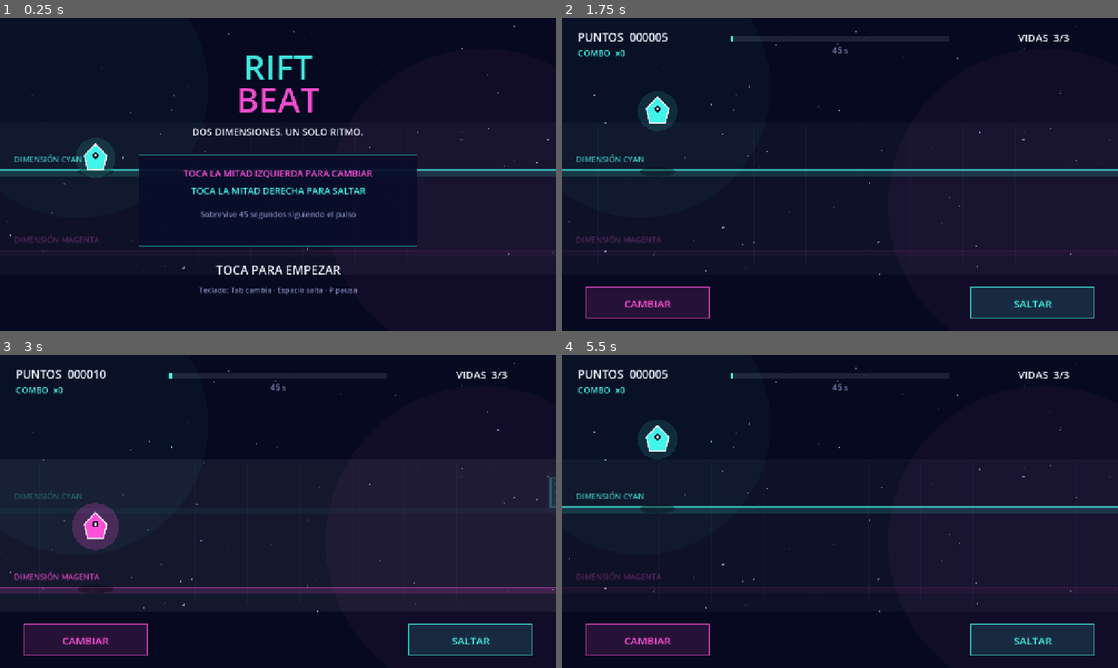
Above: before the commit, frames 1-4 (two rows, left to right).
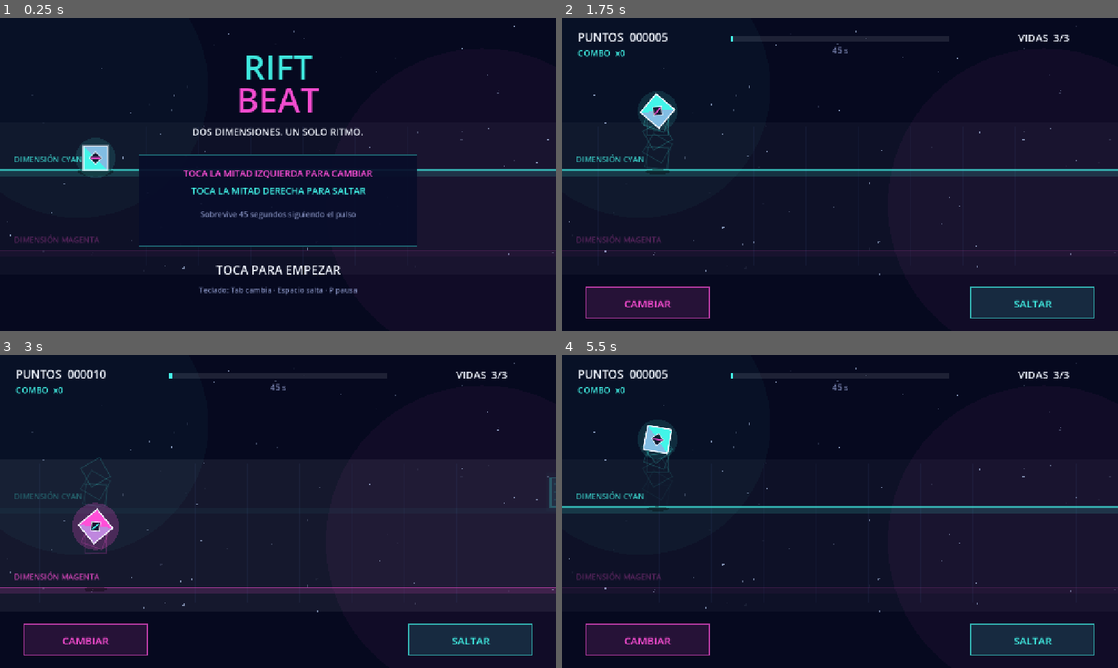
Above: after the commit, the same moments.

Repository: 7yrak/RiftBeat
Game: Godot game, scene res://scenes/main.tscn
Two runs of this game, one before a commit and one after it. Both use one fixed random seed, a clock stepped at 60 frames per second and the inputs below.
Inputs (mouse positions are in pixels of both pictures, inside the frame that each line leads up to):
- Up to frame 1 (0.25 s): no input
- Up to frame 2 (1.75 s): tap Enter at 0.5 s; move the mouse to (962, 158) at 0.52 s; hold Up 0.53-1.28 s; tap R at 0.6, 1.35 s; click (962, 158) at 0.67 s; tap Space at 0.77, 1.52 s; move the mouse to (728, 190) at 1.27 s; hold Down from 1.28 s (still down)
- Up to frame 3 (3 s): move the mouse to (333, 442) at 2.02 s; release Down at 2.03 s; hold Up from 2.03 s (still down); tap Enter at 2.1 s; tap R at 2.3 s; tap Space at 2.75 s; move the mouse to (250, 574) at 2.77 s; tap Tab at 2.85 s; click (250, 574) at 2.92 s
- Up to frame 4 (5.5 s): tap Space at 3.02, 3.77, 4.25, 4.52 s; tap R at 3.05, 3.8, 4.55, 5.1 s; tap Enter at 3.5, 5 s; move the mouse to (1006, 558) at 3.52 s; release Up at 3.53 s; hold Down from 3.53 s (still down); tap Shift at 3.6 s; move the mouse to (673, 464) at 4.27 s; tap P at 4.35 s; move the mouse to (867, 511) at 5.02 s; click (867, 511) at 5.17 s

The runs differ from the first frame. In frame 1, 0.3% of the frame differs, in the area x 14-20%, y 40-49%; in frame 2, 0.5%, in the area x 14-21%, y 23-51%; in frame 3, 0.5%; in frame 4, 0.5%.

Commit message:
feat: add signature Rift Roll jump

Diff:
--- a/project.godot
+++ b/project.godot
@@ -7,7 +7,7 @@
 
 config/name="RiftBeat"
 config/description="Arcade rítmico de dos dimensiones para Android."
-config/version="0.1.0"
+config/version="0.1.1"
 run/main_scene="res://scenes/main.tscn"
 config/features=PackedStringArray("4.7", "GL Compatibility")
 config/icon="res://assets/icon.svg"
@@ -19,7 +19,7 @@
 window/size/window_width_override=1280
 window/size/window_height_override=720
 window/stretch/mode="canvas_items"
-window/handheld/orientation=1
+window/handheld/orientation=4
 window/energy_saving/keep_screen_on=true
 
 [rendering]
--- a/scripts/game.gd
+++ b/scripts/game.gd
@@ -16,6 +16,10 @@
 const ROUND_DURATION := 45.0
 const GRAVITY := 1900.0
 const JUMP_SPEED := -720.0
+const RIFT_ROLL_TURNS := 1.25
+const RIFT_ROLL_SPEED := 10.5
+const TRAIL_INTERVAL := 0.045
+const TRAIL_LIFETIME := 0.32
 const CLICK_SAMPLE_COUNT := 2600
 const SAMPLE_RATE := 44100.0
 const OBSTACLE_PATTERN := [0, 1, 1, 0, 0, 1, 0, 1, 1, 0, 1, 0]
@@ -31,6 +35,12 @@
 var active_lane := 0
 var jump_offset := 0.0
 var jump_velocity := 0.0
+var player_rotation := 0.0
+var roll_target := 0.0
+var roll_direction := 1.0
+var takeoff_squash := 0.0
+var landing_impact := 0.0
+var trail_timer := 0.0
 var elapsed_time := 0.0
 var beat_timer := 0.0
 var beat_count := 0
@@ -46,6 +56,7 @@
 var is_paused := false
 var obstacles: Array[Dictionary] = []
 var stars: Array[Vector2] = []
+var jump_trail: Array[Dictionary] = []
 
 var audio_player: AudioStreamPlayer
 var synth_playback: AudioStreamGeneratorPlayback
@@ -86,17 +97,31 @@
 	beat_timer += delta
 	switch_cooldown = maxf(0.0, switch_cooldown - delta)
 	invulnerability = maxf(0.0, invulnerability - delta)
+	takeoff_squash = maxf(0.0, takeoff_squash - delta * 7.5)
+	landing_impact = maxf(0.0, landing_impact - delta * 5.5)
+	_update_jump_trail(delta)
 
 	while beat_timer >= BEAT_INTERVAL:
 		beat_timer -= BEAT_INTERVAL
 		_on_beat()
 
 	if jump_offset < 0.0 or jump_velocity < 0.0:
+		player_rotation = move_toward(
+			player_rotation,
+			roll_target,
+			RIFT_ROLL_SPEED * delta
+		)
+		trail_timer -= delta
+		while trail_timer <= 0.0:
+			_add_jump_trail_sample()
+			trail_timer += TRAIL_INTERVAL
 		jump_velocity += GRAVITY * delta
 		jump_offset += jump_velocity * delta
 		if jump_offset >= 0.0:
 			jump_offset = 0.0
 			jump_velocity = 0.0
+			player_rotation = roll_target
+			landing_impact = 1.0
 
 	var speed := minf(430.0, 320.0 + elapsed_time * 2.4)
 	for index in range(obstacles.size() - 1, -1, -1):
@@ -191,6 +216,12 @@
 	active_lane = 0
 	jump_offset = 0.0
 	jump_velocity = 0.0
+	player_rotation = 0.0
+	roll_target = 0.0
+	roll_direction = 1.0
+	takeoff_squash = 0.0
+	landing_impact = 0.0
+	trail_timer = 0.0
 	elapsed_time = 0.0
 	beat_timer = 0.0
 	beat_count = 0
@@ -204,6 +235,7 @@
 	lives = 3
 	is_paused = false
 	obstacles.clear()
+	jump_trail.clear()
 	_on_beat()
 
 
@@ -212,6 +244,11 @@
 		return
 	if is_zero_approx(jump_offset) and is_zero_approx(jump_velocity):
 		jump_velocity = JUMP_SPEED
+		roll_direction = 1.0 if active_lane == 0 else -1.0
+		roll_target = player_rotation + roll_direction * TAU * RIFT_ROLL_TURNS
+		takeoff_squash = 1.0
+		trail_timer = 0.0
+		_add_jump_trail_sample()
 
 
 func switch_dimension() -> void:
@@ -220,6 +257,22 @@
 	active_lane = 1 - active_lane
 	switch_cooldown = 0.16
 	switch_flash = 1.0
+
+
+func _update_jump_trail(delta: float) -> void:
+	for index in range(jump_trail.size() - 1, -1, -1):
+		jump_trail[index]["life"] = float(jump_trail[index]["life"]) - delta
+		if float(jump_trail[index]["life"]) <= 0.0:
+			jump_trail.remove_at(index)
+
+
+func _add_jump_trail_sample() -> void:
+	jump_trail.append({
+		"center": _player_center(),
+		"rotation": player_rotation,
+		"life": TRAIL_LIFETIME,
+		"lane": active_lane,
+	})
 
 
 func _toggle_pause() -> void:
@@ -410,30 +463,111 @@
 
 func _draw_player() -> void:
 	var lane_color := COLOR_CYAN if active_lane == 0 else COLOR_PINK
-	var center := Vector2(
-		PLAYER_X,
-		LANE_Y[active_lane] - PLAYER_SIZE.y * 0.5 + jump_offset
-	)
+	var center := _player_center()
 	var blink := invulnerability > 0.0 and int(invulnerability * 12.0) % 2 == 0
 	var opacity := 0.3 if blink else 1.0
 	var glow_strength := 0.12 + beat_pulse * 0.12 + switch_flash * 0.14
-
-	draw_ellipse_shadow(Vector2(PLAYER_X, LANE_Y[active_lane] + 4.0), 42.0, 10.0)
+	var air_height := clampf(-jump_offset / 145.0, 0.0, 1.0)
+	var shadow_width := lerpf(42.0, 23.0, air_height)
+	var body_scale := Vector2.ONE
+	body_scale.x += takeoff_squash * 0.16 + landing_impact * 0.22
+	body_scale.y -= takeoff_squash * 0.13 + landing_impact * 0.18
+
+	_draw_jump_trail()
+	draw_ellipse_shadow(
+		Vector2(PLAYER_X, LANE_Y[active_lane] + 4.0),
+		shadow_width,
+		lerpf(10.0, 5.0, air_height)
+	)
+	if landing_impact > 0.0:
+		_draw_landing_wave(lane_color)
 	draw_circle(center, 46.0 + switch_flash * 20.0, Color(lane_color, glow_strength))
 
-	var points := PackedVector2Array([
-		center + Vector2(0.0, -32.0),
-		center + Vector2(26.0, -5.0),
-		center + Vector2(18.0, 27.0),
-		center + Vector2(-18.0, 27.0),
-		center + Vector2(-26.0, -5.0),
-	])
+	var points := _square_points(center, 28.0, player_rotation, body_scale)
 	draw_colored_polygon(points, Color(lane_color, opacity))
-	draw_polyline(PackedVector2Array([
-		points[0], points[1], points[2], points[3], points[4], points[0]
-	]), Color(COLOR_WHITE, opacity), 3.0, true)
-	draw_circle(center + Vector2(0.0, -5.0), 7.0, Color(COLOR_BG, opacity))
-	draw_circle(center + Vector2(0.0, -5.0), 3.0, Color(COLOR_WHITE, opacity))
+	var accent_color := COLOR_PINK if active_lane == 0 else COLOR_CYAN
+	draw_colored_polygon(
+		PackedVector2Array([points[0], points[1], points[2]]),
+		Color(accent_color, 0.34 * opacity)
+	)
+	draw_polyline(_closed_points(points), Color(COLOR_WHITE, opacity), 3.0, true)
+
+	var core_points := _square_points(
+		center,
+		10.0,
+		player_rotation + PI * 0.25,
+		Vector2.ONE
+	)
+	draw_colored_polygon(core_points, Color(COLOR_BG, 0.9 * opacity))
+	draw_polyline(_closed_points(core_points), Color(COLOR_WHITE, 0.75 * opacity), 2.0, true)
+	var slash_start := center + Vector2(-10.0, 0.0).rotated(player_rotation)
+	var slash_end := center + Vector2(10.0, 0.0).rotated(player_rotation)
+	draw_line(slash_start, slash_end, Color(accent_color, opacity), 3.0, true)
+
+
+func _player_center() -> Vector2:
+	return Vector2(
+		PLAYER_X,
+		LANE_Y[active_lane] - PLAYER_SIZE.y * 0.5 + jump_offset
+	)
+
+
+func _square_points(
+	center: Vector2,
+	half_extent: float,
+	rotation: float,
+	scale: Vector2
+) -> PackedVector2Array:
+	var points := PackedVector2Array()
+	for local_point in [
+		Vector2(-half_extent, -half_extent),
+		Vector2(half_extent, -half_extent),
+		Vector2(half_extent, half_extent),
+		Vector2(-half_extent, half_extent),
+	]:
+		points.append(center + (local_point * scale).rotated(rotation))
+	return points
+
+
+func _closed_points(points: PackedVector2Array) -> PackedVector2Array:
+	var closed := points.duplicate()
+	if not points.is_empty():
+		closed.append(points[0])
+	return closed
+
+
+func _draw_jump_trail() -> void:
+	for sample in jump_trail:
+		var life_ratio := clampf(
+			float(sample["life"]) / TRAIL_LIFETIME,
+			0.0,
+			1.0
+		)
+		var trail_color := COLOR_CYAN if int(sample["lane"]) == 0 else COLOR_PINK
+		var points := _square_points(
+			Vector2(sample["center"]),
+			25.0,
+			float(sample["rotation"]),
+			Vector2.ONE
+		)
+		draw_polyline(
+			_closed_points(points),
+			Color(trail_color, life_ratio * 0.28),
+			2.0,
+			true
+		)
+
+
+func _draw_landing_wave(color: Color) -> void:
+	var center := Vector2(PLAYER_X, LANE_Y[active_lane] + 3.0)
+	var expansion := 1.0 - landing_impact
+	var radius_x := 40.0 + expansion * 70.0
+	var radius_y := 7.0 + expansion * 8.0
+	var points := PackedVector2Array()
+	for step in range(25):
+		var angle := TAU * float(step) / 24.0
+		points.append(center + Vector2(cos(angle) * radius_x, sin(angle) * radius_y))
+	draw_polyline(points, Color(color, landing_impact * 0.7), 3.0, true)
 
 
 func draw_ellipse_shadow(center: Vector2, radius_x: float, radius_y: float) -> void:
--- a/tests/capture_preview.gd
+++ b/tests/capture_preview.gd
@@ -21,21 +21,29 @@
 	var title_result := title_image.save_png("res://.godot/riftbeat-preview.png")
 	if title_result != OK:
 		push_error("No se pudo guardar la portada: %s" % error_string(title_result))
-		game.free()
+		game.queue_free()
+		await process_frame
+		scene = null
 		quit(1)
 		return
 
 	game.start_game()
-	for _frame in range(5):
+	game.jump()
+	for _frame in range(14):
 		await process_frame
 	var gameplay_image := root.get_texture().get_image()
 	var gameplay_result := gameplay_image.save_png("res://.godot/riftbeat-gameplay.png")
 	if gameplay_result != OK:
 		push_error("No se pudo guardar la partida: %s" % error_string(gameplay_result))
-		game.free()
+		game.queue_free()
+		await process_frame
+		scene = null
 		quit(1)
 		return
 
 	print("CAPTURAS OK: portada y partida.")
-	game.free()
+	game.queue_free()
+	await process_frame
+	scene = null
+	await process_frame
 	quit(0)
--- a/tests/smoke_test.gd
+++ b/tests/smoke_test.gd
@@ -22,6 +22,15 @@
 	_check(game.has_method("jump"), "El juego debe exponer jump().")
 	_check(game.has_method("switch_dimension"), "El juego debe exponer switch_dimension().")
 	_check(game.game_state == 0, "El estado inicial debe ser TITLE.")
+	_check(
+		int(ProjectSettings.get_setting("display/window/handheld/orientation")) == 4,
+		"Android debe usar orientación horizontal automática."
+	)
+	_check(
+		int(ProjectSettings.get_setting("display/window/size/viewport_width")) >
+		int(ProjectSettings.get_setting("display/window/size/viewport_height")),
+		"El viewport debe ser horizontal."
+	)
 
 	game.start_game()
 	await process_frame
@@ -34,7 +43,24 @@
 
 	game.jump()
 	_check(game.jump_velocity < 0.0, "jump() debe aplicar velocidad vertical.")
+	_check(
+		is_equal_approx(absf(game.roll_target), TAU * 1.25),
+		"El Rift Roll debe preparar cinco cuartos de giro."
+	)
+	game._update_game(0.1)
+	_check(absf(game.player_rotation) > 0.1, "El cubo debe girar durante el salto.")
+	_check(not game.jump_trail.is_empty(), "El salto debe dejar una estela visual.")
 	_check(game.obstacles.size() == 0, "La partida no debe comenzar con obstáculos inmediatos.")
+
+	game.jump_offset = -1.0
+	game.jump_velocity = 200.0
+	game._update_game(0.02)
+	_check(is_zero_approx(game.jump_offset), "El salto debe terminar sobre la pista.")
+	_check(
+		is_equal_approx(game.player_rotation, game.roll_target),
+		"El cubo debe encajar en el cuarto de giro objetivo al aterrizar."
+	)
+	_check(game.landing_impact > 0.0, "El aterrizaje debe activar su impacto visual.")
 
 	game.start_game()
 	game._on_beat()
Not shown, changed: export_presets.cfg
Not shown, changed: README.md
Not shown, changed: docs/BITACORA.md
Not shown, changed: docs/DECISIONES.md
Not shown, changed: docs/ESTADO_ACTUAL.md
